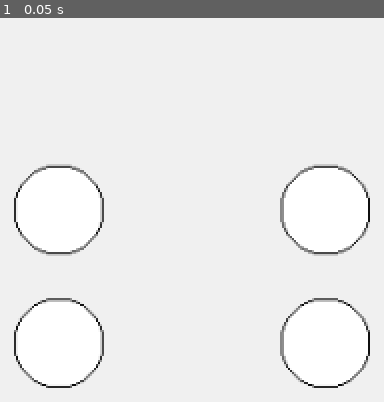
Above: before the commit, frame 1.
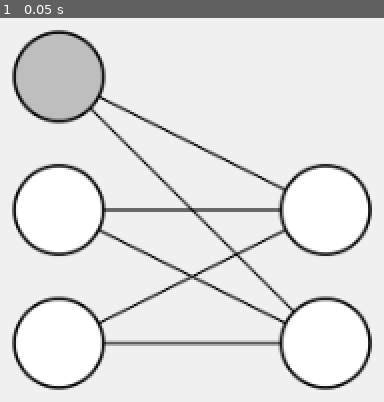
Above: after the commit, the same moment.

Repository: vivisuke/GDNN
Game: Godot game, scene res://main.tscn
Two runs of this game, one before a commit and one after it. Both use one fixed random seed, a clock stepped at 60 frames per second and the inputs below.
Inputs:
- Up to frame 1 (0.05 s): no input

The runs differ from the first frame. In frame 1, 12% of the frame differs, in the area x 3-97%, y 3-97%.

Commit message:
0020 ◎ C 01/06 01/06 0.001│ToDo│BG：ノード間直線描画

Diff:
--- a/gdnn/bg.gd
+++ b/gdnn/bg.gd
@@ -8,22 +8,45 @@
 
 var net
 
+func draw_node(px, py, col):
+	draw_circle(Vector2(px, py), NODE_R, col)
+	draw_circle(Vector2(px, py), NODE_R, Color.BLACK, false, 0.75, true)
+
 func _draw():
 	print("net.m_nInputs = ", net.m_nInputs)
 	var px = NODE_X0
 	var py = NODE_Y0
+	for l in range(net.m_layers.size()):
+		var layer = net.m_layers[l]
+		var nInputs = net.m_nInputs if l == 0 else layer.m_nInputs
+		var sx = px;
+		px += NODE_DX
+		var sy = NODE_Y0
+		if layer.m_type == Layer.LT_AFFINE:
+			py = NODE_Y0
+			for d in range(layer.m_nOutputs):
+				py += NODE_DY
+				draw_line(Vector2(sx, sy), Vector2(px, py), Color.BLACK, 0.5, true)
+		for s in range(nInputs):
+			py = NODE_Y0
+			sy += NODE_DY
+			for d in range(layer.m_nOutputs):
+				py += NODE_DY
+				draw_line(Vector2(sx, sy), Vector2(px, py), Color.BLACK, 0.5, true)
+	px = NODE_X0
+	py = NODE_Y0
 	for y in range(net.m_nInputs):
 		py += NODE_DY
-		draw_circle(Vector2(px, py), NODE_R, Color.WHITE)
-		draw_circle(Vector2(px, py), NODE_R, Color.BLACK, false)
+		draw_node(px, py, Color.WHITE)
 	for l in range(net.m_layers.size()):
 		var layer = net.m_layers[l]
 		px += NODE_DX
 		py = NODE_Y0
+		if layer.m_type == Layer.LT_AFFINE:
+			draw_node(px-NODE_DX, py, Color.GRAY)
 		for y in range(layer.m_nOutputs):
 			py += NODE_DY
-			draw_circle(Vector2(px, py), NODE_R, Color.WHITE)
-			draw_circle(Vector2(px, py), NODE_R, Color.BLACK, false)
+			draw_node(px, py, Color.WHITE)
 	pass
 func _ready():
 	pass # Replace with function body.
--- a/gdnn/classes/AfTanh.gd
+++ b/gdnn/classes/AfTanh.gd
@@ -2,8 +2,10 @@
 extends Layer
 
 
-func _init(nOutput):
-	super(LT_TANH, nOutput)
+func _init(nOutputs):
+	super(LT_TANH, nOutputs)
+	m_nInputs = nOutputs
+	m_grad.resize(m_nInputs)
 func forward(inputs):
 	for o in range(m_nOutputs):
 		m_outputs[o] = tanh(inputs[o])
--- a/gdnn/main.gd
+++ b/gdnn/main.gd
@@ -5,7 +5,7 @@
 func _ready():
 	if false:
 		net = Network.new(2)		# ２入力ネットワーク
-		var a = AffineMap.new(1)	# 1出力アフィン写像
+		var a = AffineMap.new(1)	# １出力アフィン写像
 		net.add(a)
 		a.set_weights([[0.1, 0.2, 0.3],])
 		net.forward([1.0, 1.0])
@@ -13,12 +13,22 @@
 		net.print()
 	if true:
 		net = Network.new(2)		# ２入力ネットワーク
-		var a = AffineMap.new(2)
+		var a = AffineMap.new(2)	# ２出力アフィン写像
 		net.add(a)
 		#a.set_weights([[0.0, 1.0, 0.0], [0.0, 0.0, 0.9], ])
 		a.set_weights([[0.0, 1.0, -1.0], [0.5, 0.5, 0.5], ])
 		const idata = [[1.0, 1.0],[1.0, -1.0],[-1.0, -1.0],[-1.0, 1.0],]
 		const tdata = [[1.0, 1.0],[1.0, -1.0],[-1.0, -1.0],[-1.0, 1.0],]	# 恒等関数
+		net.forward_backward_batch(idata, tdata)
+		net.print()
+	if false:
+		net = Network.new(2)		# ２入力ネットワーク
+		var a = AffineMap.new(1)	# １出力アフィン写像
+		net.add(a)
+		a.set_weights([[0.0, 1.0, -1.0], [0.5, 0.5, 0.5], ])
+		net.add(AfTanh.new(1))
+		const idata = [[1.0, 1.0],[1.0, -1.0],[-1.0, -1.0],[-1.0, 1.0],]
+		const tdata = [[1.0],[-1.0],[ -1.0],[-1.0],]	# AND
 		net.forward_backward_batch(idata, tdata)
 		net.print()
 	if false:
Not shown, changed: GDNN.spr
